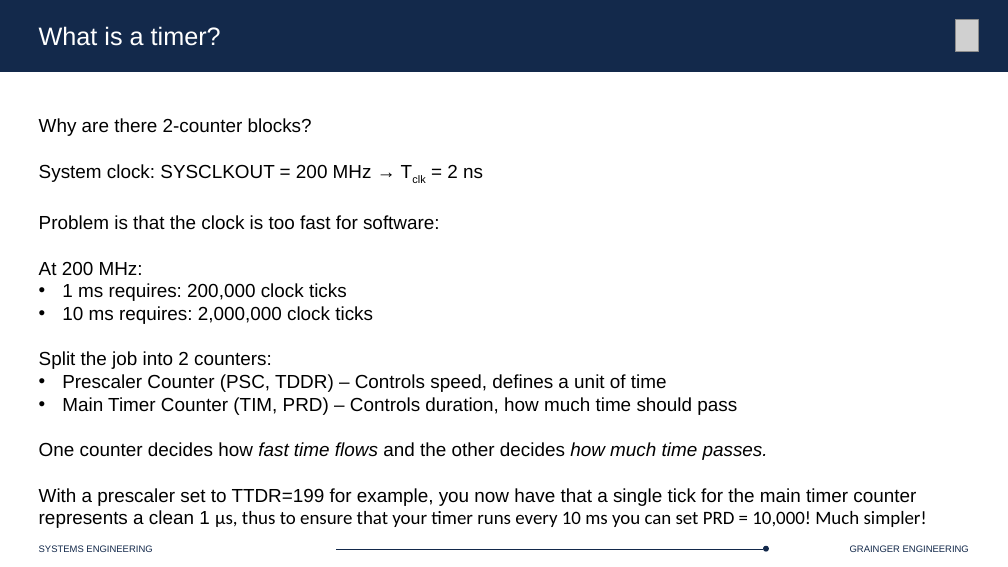
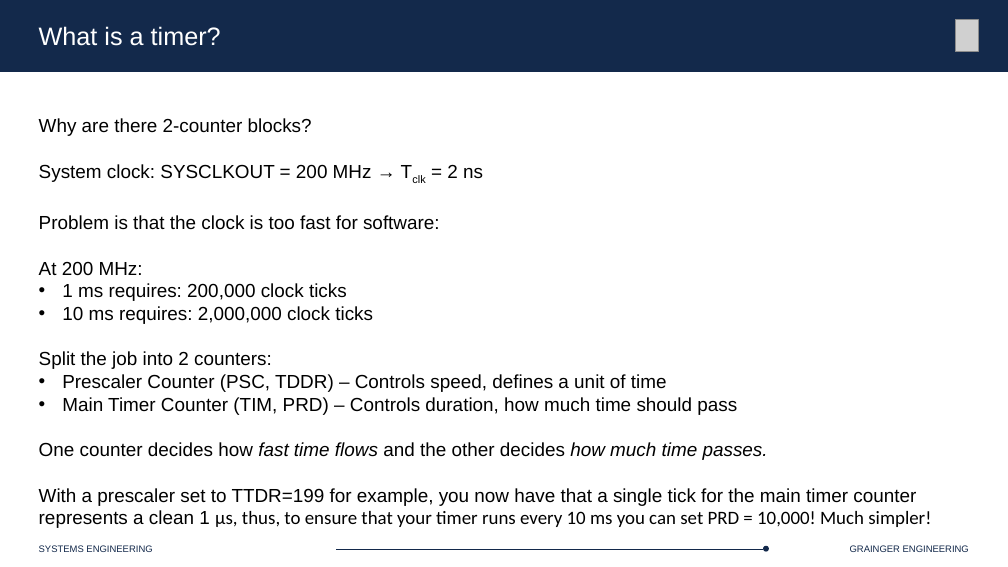
Before and after one commit to Marius-Juston/SE-423---Class-Material, a slide deck: slide 25 of Lectures/Slides/L2.pptx. Drawn at 1008x567 pixels with LibreOffice and Linux fonts; fonts in the diff are those of the drawing; grey boxes stand for pictures. Boxes give left, top, right and bottom in pixels: in the first picture for what was removed or moved away, otherwise in the second. Text is boxed around its words. In the diff, an @@ line names an element or a change of style, - is before the commit and + after.

```diff
--- a/Lectures/Slides/L2.pptx
+++ b/Lectures/Slides/L2.pptx
@@ text at (39, 488, 931, 528): text changed @@
-With a prescaler set to TTDR=199 for example, you now have that a single tick for the main timer counter represents a clean 1 μs, thus to ensure that your timer runs every 10 ms you can set PRD = 10,000! Much simpler!
+With a prescaler set to TTDR=199 for example, you now have that a single tick for the main timer counter represents a clean 1 μs, thus, to ensure that your timer runs every 10 ms you can set PRD = 10,000! Much simpler!
```
Also in this commit, not shown: 1 other slide changed.
